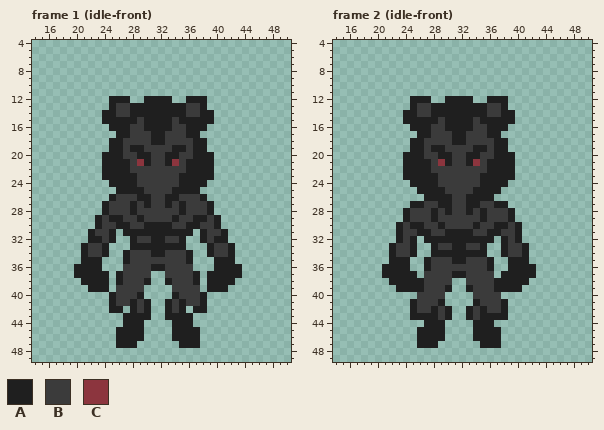
A pixel-art file gets an edit: assets/entities/enemy/common/tikbalang/tikbalang.ase. The picture above is the old version.
64x64 pixels, 64 frames. Shown: frame 1 (idle-front): x 14..50, y 4..49; frame 2 (idle-front): x 14..50, y 4..49. The commit also changed other frames, which this record leaves out.
Palette (. is transparent): A #1f1f1f  B #3b3b3b  C #8c353e
Pixels before, frame 1 (idle-front), first column x 20:
12 .....AAA..AAAA..AAA.....
13 .....ABBAAAAAAAABBA.....
14 ....AABBAAAAAAAABBAA....
15 ....AAAAABAAAABAAAAA....
16 .....AAABBAAAABBAAA.....
17 ......AABBBAABBBAA......
18 .....AABBBBAABBBBAA.....
19 .....AABAABBBBAABAA.....
20 ....AAABBAABBAABBAAA....
21 ....AAAABCABBACBAAAA....
22 ....AAAABBBBBBBBAAAA....
23 ....AAAAABBBBBBAAAAA....
24 .....AAAABBBBBBAAAA.....
25 ......AAAABBBBAAAA......
26 .....ABBBAABBAABBBA.....
27 ....ABBBABABBABABBBA....
28 ....ABBBABBBBBBABBBA....
29 ...ABAABBABBBBABBAABA...
30 ...ABBAABBAAAABBAABBA...
31 ..ABBA.AAAAAAAAAA.ABBA..
32 ..AABA..ABBAABBA..ABAA..
33 .ABBA...AAAAAAAA...ABBA.
34 .ABBA..ABBBAABBBA..ABBA.
35 .AAA...ABBBBBBBBA...AAA.
36 AAAA...BBBBAABBBB...AAAA
37 AAAAA.ABBBB..BBBBA.AAAAA
38 .AAAA.ABBBA..ABBBA.AAAA.
39 ..AAA.BBBB....BBBB.AAA..
40 .....ABBBA....ABBBA.....
41 .....ABBABA..ABABBA.....
42 .....AA.ABA..ABA.AA.....
43 .......AAAA..AAAA.......
44 .......AAA....AAA.......
45 ......AAAA....AAAA......
46 ......AAAA....AAAA......
47 ......AAA......AAA......
Pixels before, frame 2 (idle-front), first column x 21:
12 ....AAA..AAAA..AAA....
13 ....ABBAAAAAAAABBA....
14 ...AABBAAAAAAAABBAA...
15 ...AAAAABAAAABAAAAA...
16 ....AAABBAAAABBAAA....
17 .....AABBBAABBBAA.....
18 ....AABBBBAABBBBAA....
19 ....AABAABBBBAABAA....
20 ...AAABBAABBAABBAAA...
21 ...AAAABCABBACBAAAA...
22 ...AAAABBBBBBBBAAAA...
23 ...AAAAABBBBBBAAAAA...
24 ....AAAABBBBBBAAAA....
25 .....AAAABBBBAAAA.....
26 ......AAAABBAAAA......
27 ....AABBAABBAABBAA....
28 ...ABBBABABBABABBBA...
29 ...ABBBABBBBBBABBBA...
30 ..ABAABBABBBBABBAABA..
31 ..ABBAABBAAAABBAABBA..
32 ..ABA.AAAAAAAAAA.ABA..
33 .ABBA..ABBAABBA..ABBA.
34 .ABBA..AAAAAAAA..ABBA.
35 .AAA..ABBBAABBBA..AAA.
36 AAAA..ABBBBBBBBA..AAAA
37 AAAAA.BBBBAABBBB.AAAAA
38 .AAAAABBBB..BBBBAAAAA.
39 ..AAAABBBA..ABBBAAAA..
40 .....BBBB....BBBB.....
41 ....ABBBA....ABBBA....
42 ....ABBABA..ABABBA....
43 ....AAAABA..ABAAAA....
44 ......AAA....AAA......
45 .....AAAA....AAAA.....
46 .....AAAA....AAAA.....
47 .....AAA......AAA.....
Once edited:
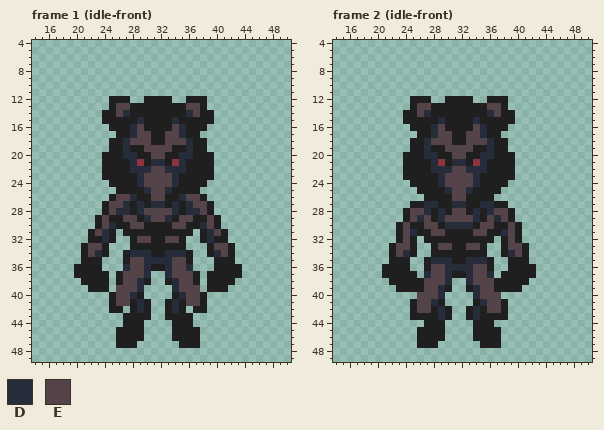
Colours new in this view: D #272c3b  E #544348
What changed:
Changed rows in their new state; - is an unchanged pixel.
Frame 1 (idle-front):
first column x 22:
13 ----EE--------EE----
14 ----ED--------DE----
15 -------D----D-------
16 ------DE----ED------
17 ------DEE--EED------
18 -----DEEE--EEED-----
19 -----D--EEEE--D-----
20 -----DD--EE--DD-----
21 ------D--DD--D------
22 ------DDDEEDDD------
23 -------DEEEED-------
24 -------DEEEED-------
25 --------DEED--------
26 ----EED--EE--DEE----
27 ---EED-D-DD-D-DEE---
28 ---EDD-DEEEED-DDE---
29 --E--EE-DEED-EE--E--
30 --ED--EE----EE--DE--
31 -ED--------------DE-
32 --D----EE--EE----D--
33 EE----------------EE
34 ED----DDD--DDD----DE
35 ------EEDDDDEE------
36 -----DEED--DEED-----
37 -----EEED--DEEE-----
38 -----EED----DEE-----
39 ----EEED----DEEE----
40 ----EED------DEE----
41 ----EE-D----D-EE----
42 -------D----D-------
Frame 2 (idle-front):
first column x 23:
13 ---EE--------EE---
14 ---ED--------DE---
15 ------D----D------
16 -----DE----ED-----
17 -----DEE--EED-----
18 ----DEEE--EEED----
19 ----D--EEEE--D----
20 ----DD--EE--DD----
21 -----D--DD--D-----
22 -----DDDEEDDD-----
23 ------DEEEED------
24 ------DEEEED------
25 -------DEED-------
26 --------EE--------
27 ----DD--DD--DD----
28 --EED-D-EE-D-DEE--
29 --EDE-DEEEED-EDE--
30 -E--EE-DDDD-EE--E-
31 -ED--EE----EE--DE-
32 -E--------------E-
33 EE----EE--EE----EE
34 ED--------------DE
35 -----DDD--DDD-----
36 -----EEDDDDEE-----
37 ----DEED--DEED----
38 ----EEED--DEEE----
39 ----EED----DEE----
40 ---EEED----DEEE---
41 ---EED------DEE---
42 ---EE-D----D-EE---
43 ------D----D------
Changed places in both pictures, as pixel boxes (x1, y1, x2, y2):
changed: (88, 103, 228, 313)
changed: (396, 103, 522, 320)
